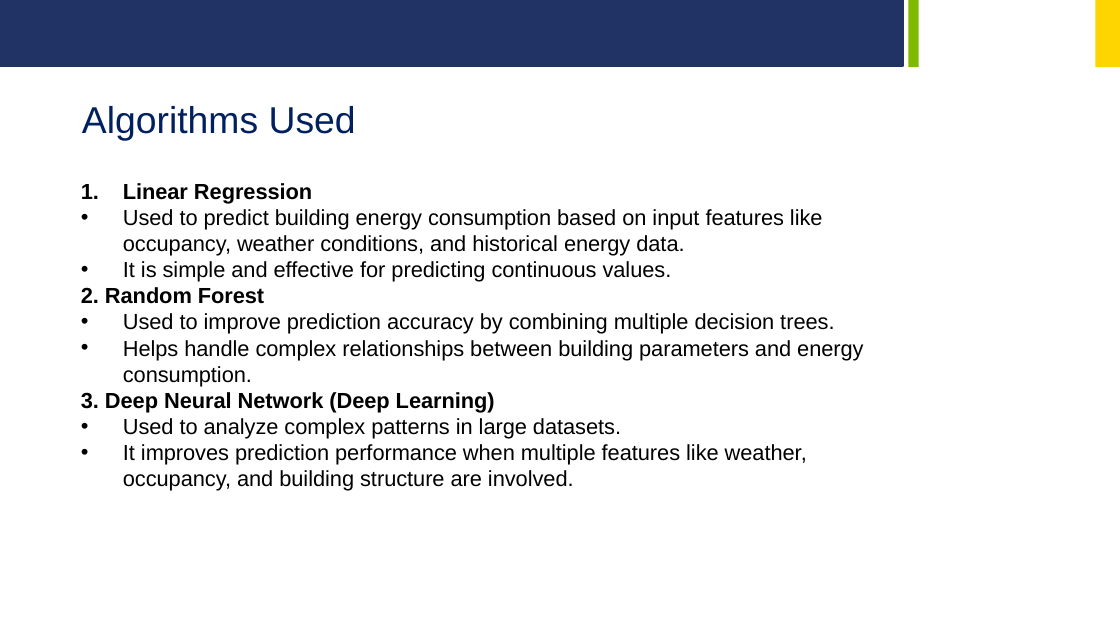
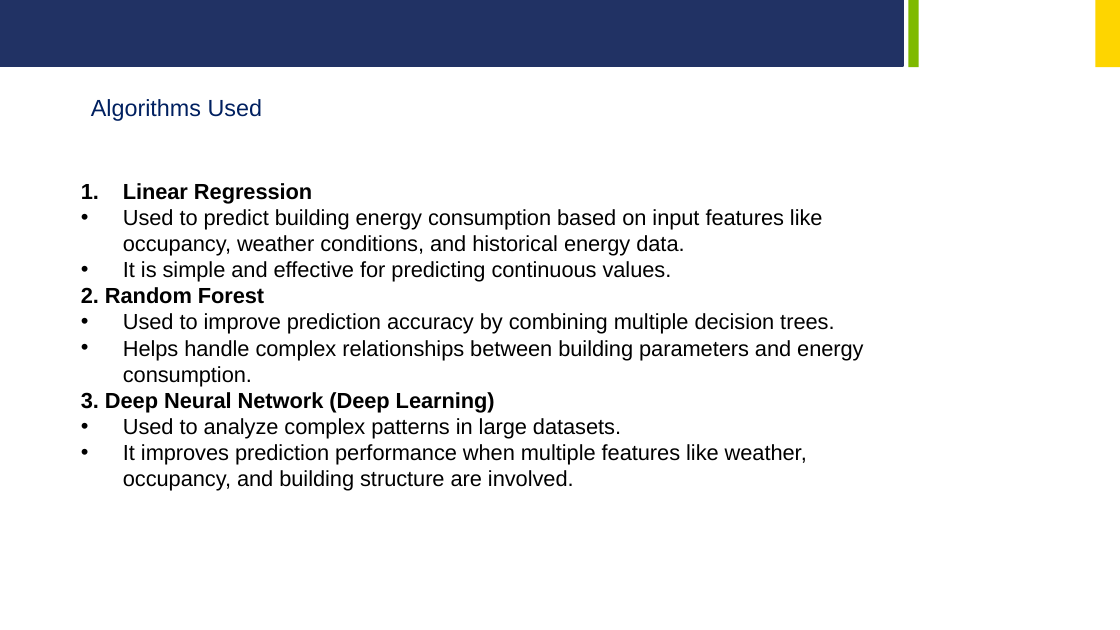
Before and after one commit to sohangehlot/AI-Energy-Consumption-Prediction, a slide deck: slide 6 of ai based Energy consumption prediction project.pptx (slide 7 before the commit). Drawn at 1120x630 pixels with LibreOffice and Linux fonts; fonts in the diff are those of the drawing; background and template pictures are left out. Boxes give left, top, right and bottom in pixels: in the first picture for what was removed or moved away, otherwise in the second. Text is boxed around its words. In the diff, an @@ line names an element or a change of style, - is before the commit and + after.

```diff
--- a/ai based Energy consumption prediction project.pptx
+++ b/ai based Energy consumption prediction project.pptx
@@ text "Algorithms Used": place and size @@
-text "Algorithms Used" at [82,106,356,140]
+text "Algorithms Used" at [91,99,263,121]
@@ text "Algorithms Used" at [91,99,263,121]: size 32 to 20 pt @@
```
Also in this commit, not shown: 9 other slides changed, 2 slides removed.
